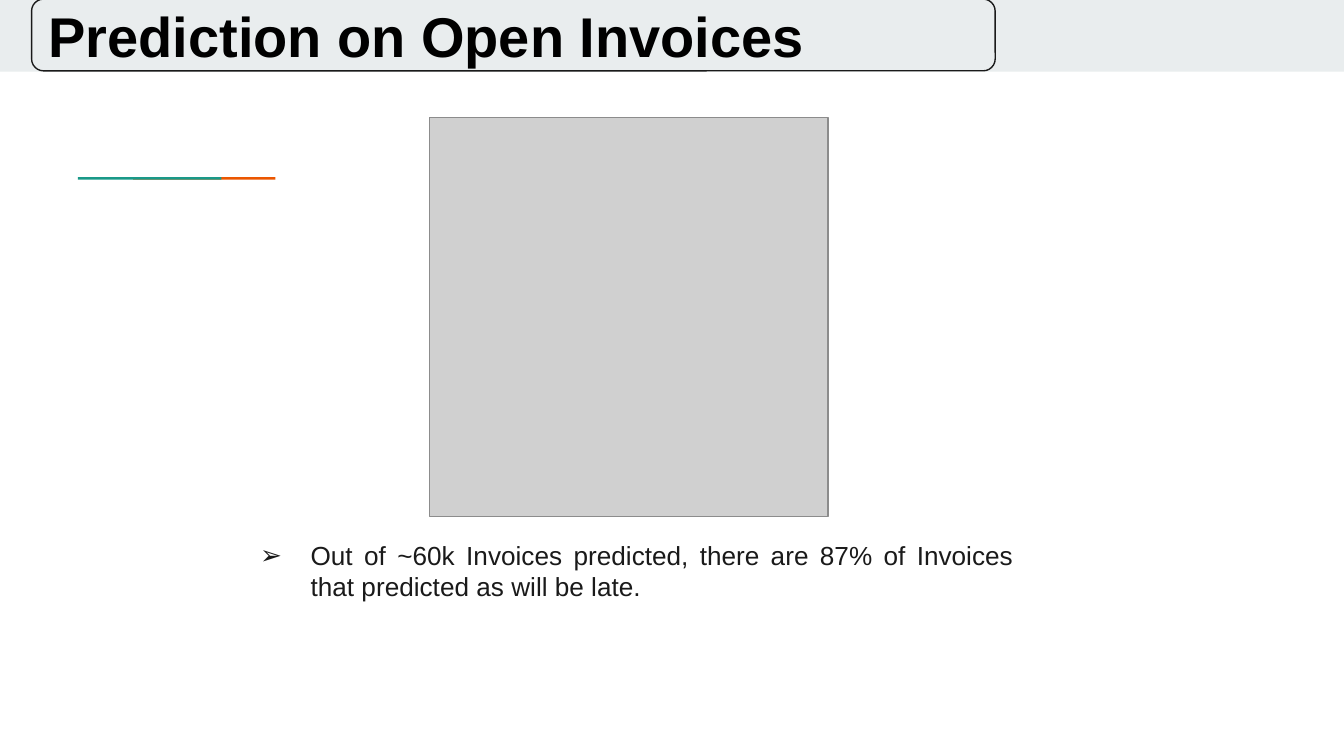
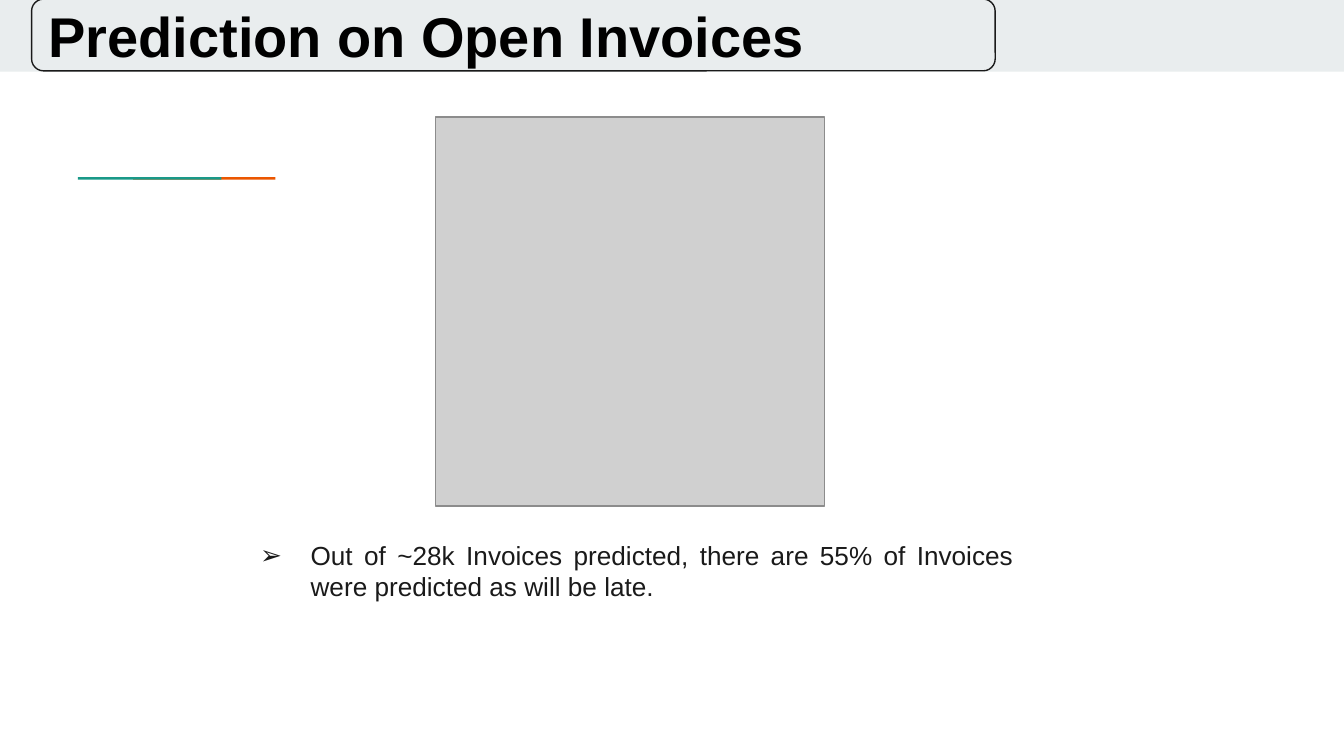
Before and after one commit to liemnh98/upGrad-Domain-Oriented-Case-Study, a slide deck: slide 12 of Presentation.pptx. Drawn at 1344x756 pixels with LibreOffice and Linux fonts; fonts in the diff are those of the drawing; grey boxes stand for pictures. Boxes give left, top, right and bottom in pixels: in the first picture for what was removed or moved away, otherwise in the second. Text is boxed around its words. In the diff, an @@ line names an element or a change of style, - is before the commit and + after.

```diff
--- a/Presentation.pptx
+++ b/Presentation.pptx
@@ picture: place and size @@
-picture at box(429, 118, 828, 517)
+picture at box(435, 117, 825, 507)
@@ title at box(311, 546, 1013, 602): text changed @@
-➢ Out of ~60k Invoices predicted, there are 87% of Invoices that predicted as will be late.
+➢ Out of ~28k Invoices predicted, there are 55% of Invoices were predicted as will be late.
```
Also in this commit, not shown: 2 other files.
